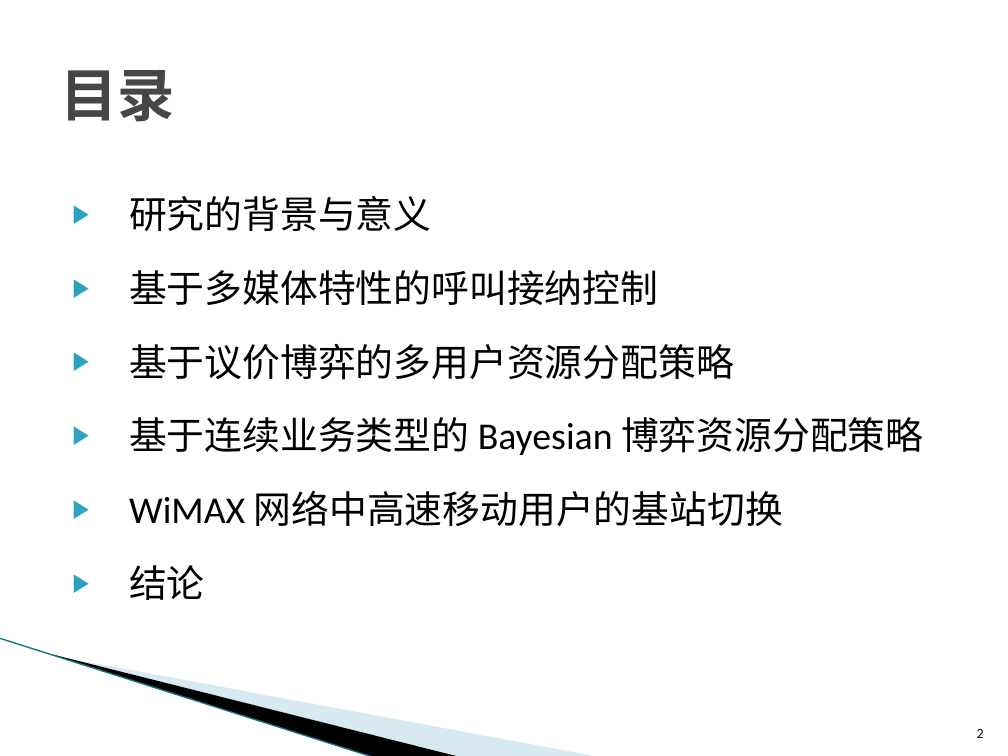
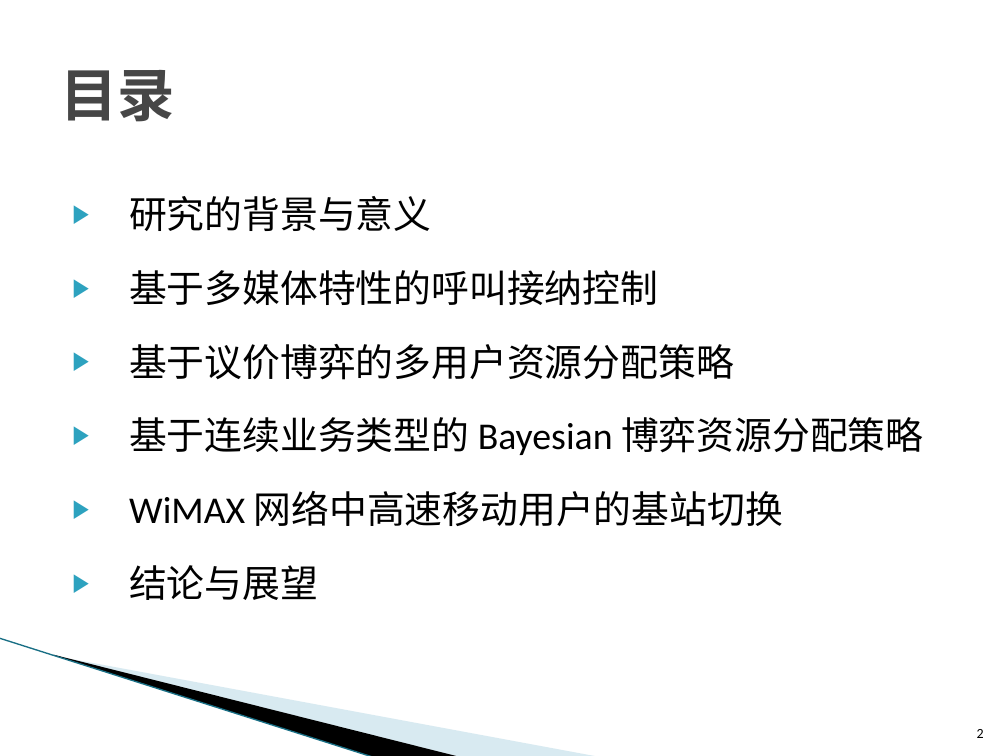
Before and after one commit to ZhiweiYAN/yzw_thesis, a slide deck: slide 2 of defense_phd.pptx. Drawn at 1008x756 pixels with LibreOffice and Linux fonts; fonts in the diff are those of the drawing; background and template pictures are left out. Boxes give left, top, right and bottom in pixels: in the first picture for what was removed or moved away, otherwise in the second. Text is boxed around its words. In the diff, an @@ line names an element or a change of style, - is before the commit and + after.

```diff
--- a/defense_phd.pptx
+++ b/defense_phd.pptx
@@ text at [129, 565, 318, 600]: text changed @@
-▶ 结论
+▶ 结论与展望
```
Also in this commit, not shown: 4 other slides changed, 11 slides added, 2 other files.
